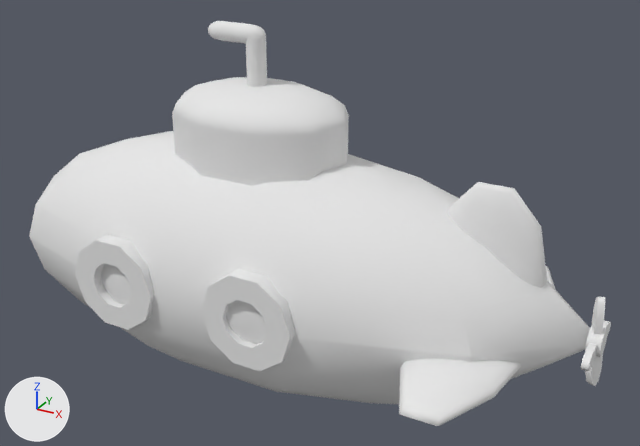
The OBJ model Graficas/models/submarine/Submarine.obj as it was, and as the next commit left it.
Rendered twice from a 50 mm lens placed at (143.0, -223.0, 168.0), pointed at (19.0, 5.0, 55.0). The axes (+X, +Y, +Z) are drawn at lower left. The lights are the same throughout. Where no turn or scale is listed for an object, it has been applied to the vertices.

The first picture shows '000_Capsule_2', '001_Cylinder_5', '007_Sphere_1', '008_Sphere', '011_Tube_1', '012_Capsule', '013_Sphere_-_baked', '014_Tube'.
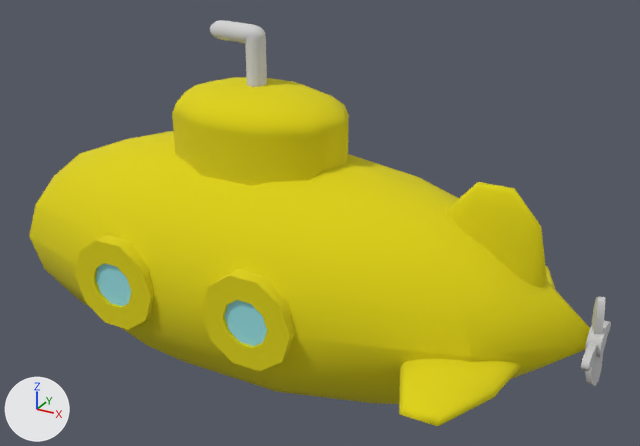
The change, as a diff of the scene's bpy script:
```diff
--- a/Graficas/models/submarine/Submarine.obj.py
+++ b/Graficas/models/submarine/Submarine.obj.py
@@ me_007_sphere_1 @@
 me_007_sphere_1.from_pydata(...)  # 92 vertices, 100 faces; spans x 59.8..93.1, y -5.8..4.2, z 30.5..80.5
-me_007_sphere_1.materials.append(mat_sphere_material_2_ffbab234_5212_4678_9d7a_92d89165530b)  # white #e7e7e7
+me_007_sphere_1.materials.append(mat_nickel_046e3821_6ae4_4151_98d1_fc6fe18ce62a)  # yellow #ded200
@@ me_008_sphere @@
 me_008_sphere.from_pydata(...)  # 92 vertices, 100 faces; spans x 59.8..93.1, y -50.0..50.0, z 29.2..39.2
-me_008_sphere.materials.append(mat_sphere_material_1_23586277_0564_4778_9e14_64cc67a3a31d)  # white #e7e7e7
+me_008_sphere.materials.append(mat_nickel_046e3821_6ae4_4151_98d1_fc6fe18ce62a)  # yellow #ded200
@@ me_011_tube_1 @@
 me_011_tube_1.from_pydata(...)  # 40 vertices, 40 faces; spans x 4.5..34.5, y -41.4..-36.4, z 27.2..55.7
-me_011_tube_1.materials.append(mat_tube_material_1_e202764f_77af_4a3e_9817_b921cdb89950)  # white #e7e7e7
+me_011_tube_1.materials.append(mat_nickel_046e3821_6ae4_4151_98d1_fc6fe18ce62a)  # yellow #ded200
@@ me_012_capsule @@
 me_012_capsule.from_pydata(...)  # 102 vertices, 110 faces; spans x -30.0..30.0, y -20.0..20.0, z 59.3..99.3
-me_012_capsule.materials.append(mat_capsule_material_d1e3d5b6_0f55_43fd_8f9d_b0bad95dde86)  # white #e7e7e7
+me_012_capsule.materials.append(mat_nickel_046e3821_6ae4_4151_98d1_fc6fe18ce62a)  # yellow #ded200
@@ me_013_sphere___baked @@
 me_013_sphere___baked.from_pydata(...)  # 92 vertices, 100 faces; spans x -96.0..110.0, y -40.0..40.0, z 0.0..80.0
-me_013_sphere___baked.materials.append(mat_sphere_material_25868c35_7223_497c_82d1_9ee1cef2805e)  # white #e7e7e7
+me_013_sphere___baked.materials.append(mat_nickel_046e3821_6ae4_4151_98d1_fc6fe18ce62a)  # yellow #ded200
@@ me_014_tube @@
 me_014_tube.from_pydata(...)  # 40 vertices, 40 faces; spans x -43.9..-13.9, y -41.4..-36.4, z 27.2..55.7
-me_014_tube.materials.append(mat_tube_material_b57a1267_ac22_4392_82aa_7da23da69037)  # white #e7e7e7
+me_014_tube.materials.append(mat_nickel_046e3821_6ae4_4151_98d1_fc6fe18ce62a)  # yellow #ded200
@@ ob_003_cylinder_7 @@
+ob_003_cylinder_7 = bpy.data.objects.new('003_Cylinder_7', me_003_cylinder_7)  # a 10-sided cylinder along y spanning x 11.3..31.3, y -40.4..-39.4, z 32.3..52.3; in mat_cylinder_material_6_1551684e_fd1d_4c2c_89f4_4f58985c4906 (cyan #96dfe5)
+ob_003_cylinder_7.location = (0.0, 0.0, 0.0)
@@ ob_002_cylinder_6 @@
+ob_002_cylinder_6 = bpy.data.objects.new('002_Cylinder_6', me_002_cylinder_6)  # a 10-sided cylinder along y spanning x -37.7..-17.7, y -40.4..-39.4, z 32.3..52.3; in mat_cylinder_material_5_45f1b581_db3e_4541_a5dc_a3550d11ba49 (cyan #96dfe5)
+ob_002_cylinder_6.location = (0.0, 0.0, 0.0)
```

Pixel boxes [x1, y1, x2, y2] of what changed, in the pictures (640 x 446 px):
'013_Sphere_-_baked', recoloured (white to yellow): [29, 131, 590, 404] in both
'012_Capsule', recoloured (white to yellow): [172, 77, 349, 186] in both
'007_Sphere_1', recoloured (white to yellow): [447, 182, 547, 288] in both
'008_Sphere', recoloured (white to yellow): [399, 266, 555, 426] in both
'011_Tube_1', recoloured (white to yellow): [201, 269, 295, 371] in both
'014_Tube', recoloured (white to yellow): [75, 235, 154, 330] in both
'003_Cylinder_7', added (cyan): after [225, 300, 267, 346]
'002_Cylinder_6', added (cyan): after [96, 263, 131, 306]
